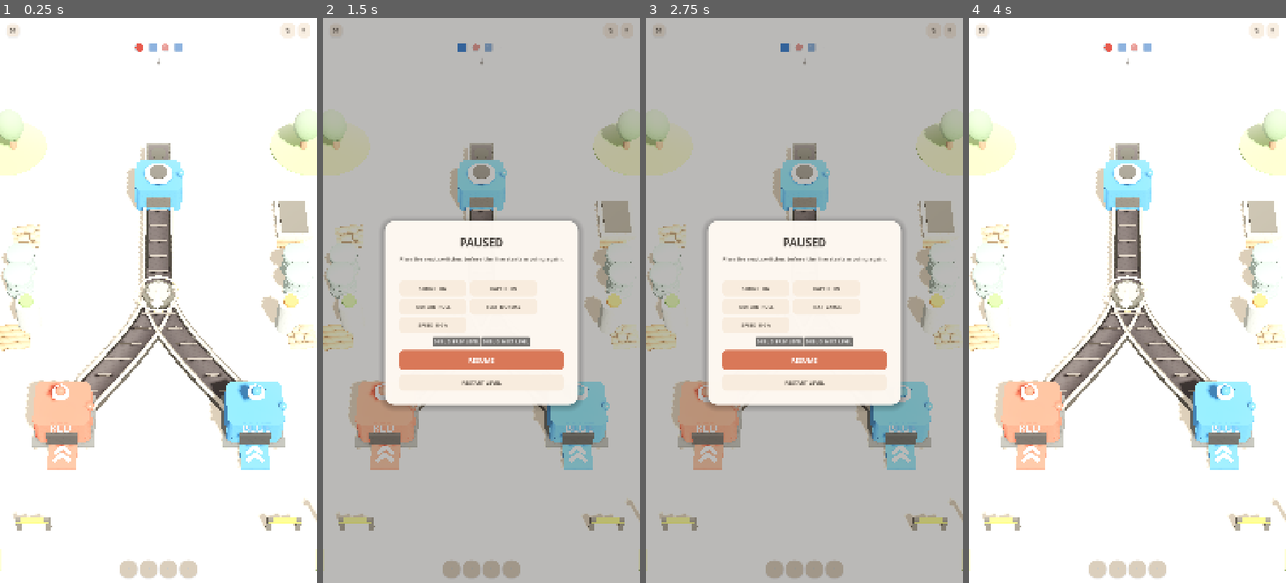
Above: before the commit, frames 1-4 (left to right).
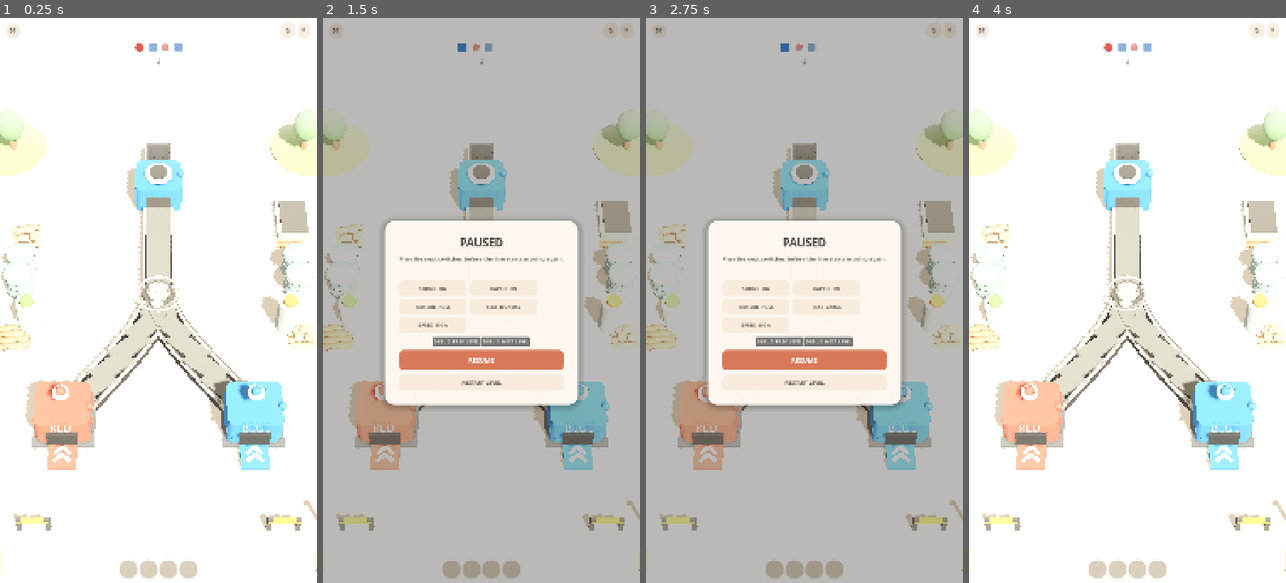
Above: after the commit, the same moments.

Repository: mocchaust64/rail_game
Game: Godot game, scene res://app/main.tscn
Two runs of this game, one before a commit and one after it. Both use one fixed random seed, a clock stepped at 60 frames per second and the inputs below.
Inputs:
- Up to frame 1 (0.25 s): no input
- Up to frame 2 (1.5 s): click "↻" at 0.5 s; click "Ⅱ" at 1.25 s
- Up to frame 3 (2.75 s): click "TEXT NORMAL" at 2 s
- Up to frame 4 (4 s): click "RESTART LEVEL" at 2.75 s; click "↻" at 3.5 s

The runs differ from the first frame. In frame 1, 3.3% of the frame differs, in the area x 26-74%, y 33-69%; in frame 2, 0.2%; in frame 3, 0.2%; in frame 4, 3.3%.

Commit message:
art: integrate Kenney rail detail and clean junction gaps

Diff:
--- a/gameplay/track_visuals.gd
+++ b/gameplay/track_visuals.gd
@@ -1,35 +1,67 @@
 class_name TrackVisuals
 extends RefCounted
-# Cheap curved conveyor renderer. Structural layers are continuous native strip
-# meshes so curve samples cannot expose box corners; repeated slats stay batched.
+# Curved conveyor renderer. The continuous dark core keeps arbitrary curves
+# smooth, while a CC0 Kenney conveyor mesh adds the authored factory detail the
+# previous code-built rail was missing.
+
+const KENNEY_CONVEYOR: Mesh = preload("res://assets/vendor/kenney_factory_kit/conveyor_middle_cc0.obj")
 
 const BASE_WIDTH := 0.92
 const BELT_WIDTH := 0.66
 const RAIL_OFFSET := 0.43
 const RAIL_WIDTH := 0.075
+const KENNEY_SPACING := 0.72
 
 
-static func create_path(parent: Node3D, points: PackedVector3Array) -> Node3D:
+static func create_path(parent: Node3D, points: PackedVector3Array, trim_start: float = 0.0, trim_end: float = 0.0) -> Node3D:
     var root := Node3D.new()
     root.name = "CurvedConveyor"
     parent.add_child(root)
-    if points.size() < 2:
+
+    var visible_points := _trim_path(points, trim_start, trim_end)
+    if visible_points.size() < 2:
         return root
 
     _strip_layer(
-        root, "Base", points, BASE_WIDTH, 0.16, 0.025, [0.0],
+        root, "Base", visible_points, BASE_WIDTH, 0.16, 0.025, [0.0],
         VisualFactory.material(VisualFactory.MACHINE_DARK, 0.62, 0.0, 0.05)
     )
     _strip_layer(
-        root, "Belt", points, BELT_WIDTH, 0.105, 0.145, [0.0],
+        root, "Belt", visible_points, BELT_WIDTH, 0.105, 0.145, [0.0],
         VisualFactory.material(VisualFactory.BELT_COLOR, 0.68)
     )
     _strip_layer(
-        root, "Rails", points, RAIL_WIDTH, 0.15, 0.235, [-RAIL_OFFSET, RAIL_OFFSET],
+        root, "Rails", visible_points, RAIL_WIDTH, 0.15, 0.235, [-RAIL_OFFSET, RAIL_OFFSET],
         VisualFactory.material(VisualFactory.RAIL_COLOR, 0.30, 0.0, 0.20)
     )
-    _slat_layer(root, points)
+    _slat_layer(root, visible_points)
+    _kenney_detail_layer(root, visible_points)
     return root
+
+
+static func _trim_path(points: PackedVector3Array, trim_start: float, trim_end: float) -> PackedVector3Array:
+    if points.size() < 2 or (trim_start <= 0.001 and trim_end <= 0.001):
+        return points
+
+    var total := TrackGeometry.length(points)
+    var start_distance := clampf(trim_start, 0.0, total)
+    var end_distance := clampf(total - trim_end, 0.0, total)
+    if end_distance - start_distance < 0.18:
+        return points
+
+    var result := PackedVector3Array()
+    var start_sample := TrackGeometry.sample_distance(points, start_distance)
+    result.append(start_sample["position"] as Vector3)
+
+    var walked := 0.0
+    for i in range(1, points.size()):
+        walked += points[i - 1].distance_to(points[i])
+        if walked > start_distance + 0.01 and walked < end_distance - 0.01:
+            result.append(points[i])
+
+    var end_sample := TrackGeometry.sample_distance(points, end_distance)
+    result.append(end_sample["position"] as Vector3)
+    return result
 
 
 static func _strip_layer(
@@ -94,8 +126,6 @@
 
 
 static func _slat_layer(parent: Node3D, points: PackedVector3Array) -> void:
-    # Every other sample is enough to read the belt direction, and halves the
-    # instance count compared with a slat at every curve point.
     var indices: Array[int] = []
     for i in range(1, points.size() - 1, 2):
         indices.append(i)
@@ -122,3 +152,29 @@
     instance.name = "Slats"
     instance.multimesh = multi
     parent.add_child(instance)
+
+
+static func _kenney_detail_layer(parent: Node3D, points: PackedVector3Array) -> void:
+    var total := TrackGeometry.length(points)
+    var count := maxi(1, int(floor(total / KENNEY_SPACING)))
+    var multi := MultiMesh.new()
+    multi.transform_format = MultiMesh.TRANSFORM_3D
+    multi.mesh = KENNEY_CONVEYOR
+    multi.instance_count = count
+
+    for i in range(count):
+        var distance := (float(i) + 0.5) * total / float(count)
+        var sample := TrackGeometry.sample_distance(points, distance)
+        var p: Vector3 = sample["position"]
+        var tangent: Vector3 = sample["tangent"]
+        var angle := atan2(tangent.x, tangent.z)
+        # The authored piece is used as subtle raised factory hardware over the
+        # continuous rail, not as disconnected blocks. Keep it low and narrow.
+        var basis := Basis(Vector3.UP, angle).scaled(Vector3(1.42, 0.26, maxf(0.34, total / float(count))))
+        multi.set_instance_transform(i, Transform3D(basis, p + Vector3(0, 0.12, 0)))
+
+    var instance := MultiMeshInstance3D.new()
+    instance.name = "KenneyConveyorDetail"
+    instance.multimesh = multi
+    instance.material_override = VisualFactory.material(Color("#777A76"), 0.42, 0.0, 0.12)
+    parent.add_child(instance)
